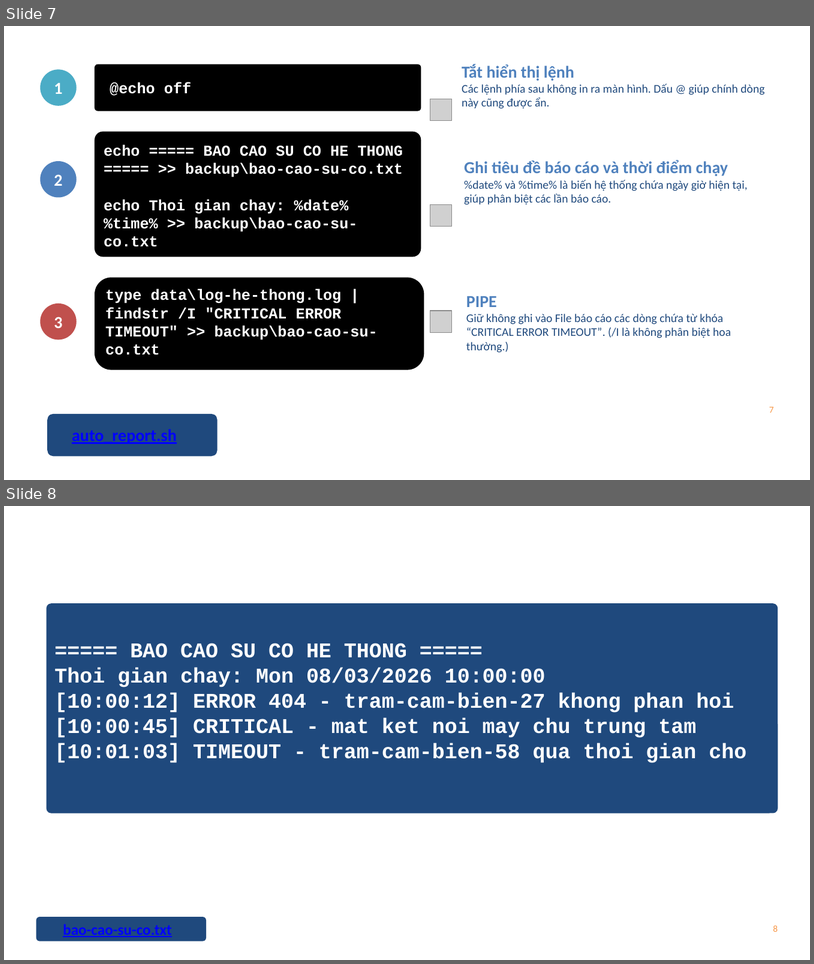
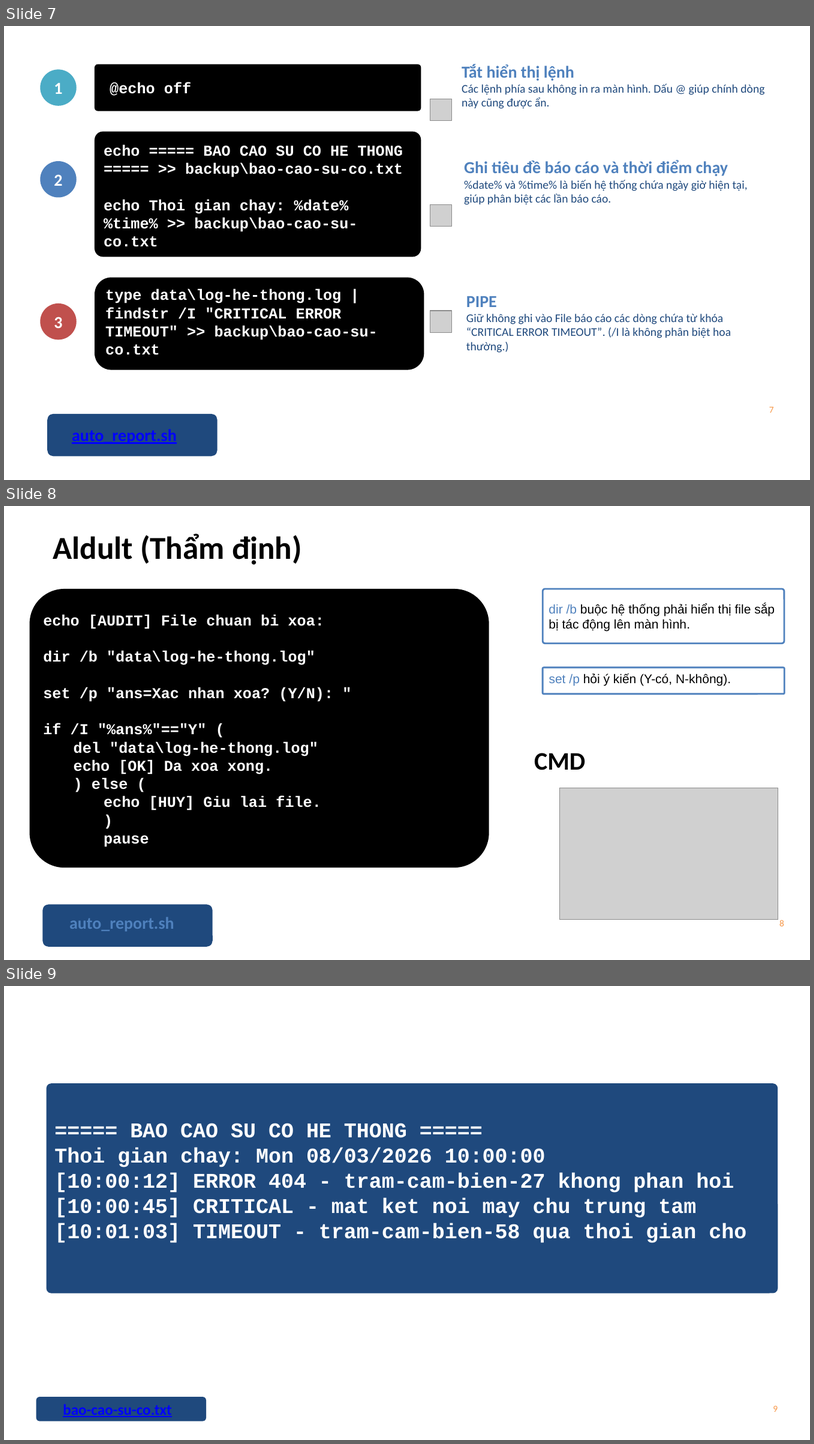
Before and after one commit to hoaviethoang2002-lab/CNTT3_Nhap-mon_MiniProject_Infrastructure, a slide deck: GreenTech_MiniProject_Infrastructure_updated.pptx. Shown one above the other, each under a label of ours: slides 7 and 8 before the commit, slides 7, 8 and 9 after it. The pictures are 814x964 and 814x1444 pixels, drawn with LibreOffice and Linux fonts; fonts in the diff are those of the drawing; grey boxes stand for pictures. Boxes give left, top, right and bottom in pixels: in the first picture for what was removed or moved away, otherwise in the second. Text is boxed around its words. In the diff, an @@ line names an element or a change of style, - is before the commit and + after.

```diff
--- a/GreenTech_MiniProject_Infrastructure_updated.pptx
+++ b/GreenTech_MiniProject_Infrastructure_updated.pptx
@@ slide 8 added at bbox=[4, 506, 810, 960], background #FFFFFF @@
@@ text added at bbox=[53, 534, 302, 565], 38 pt, text #000000, bold @@
+Aldult (Thẩm định)
@@ rounded rectangle added at bbox=[29, 589, 489, 868], fill #000000 @@
@@ rounded rectangle added at bbox=[543, 589, 785, 643], outline #4F81BD 2 pt @@
@@ text added at bbox=[549, 603, 775, 631], 15 pt, text #000000 @@
+dir /b buộc hệ thống phải hiển thị file sắp bị tác động lên màn hình.
@@ text added at bbox=[43, 614, 333, 847], 18 pt, text #FFFFFF, bold @@
+echo [AUDIT] File chuan bi xoa:
+dir /b "data\log-he-thong.log"
+set /p "ans=Xac nhan xoa? (Y/N): "
+if /I "%ans%"=="Y" (
+del "data\log-he-thong.log"
+echo [OK] Da xoa xong.
+) else (
+  echo [HUY] Giu lai file.
+  )
+  pause
@@ rounded rectangle added at bbox=[543, 667, 785, 694], outline #4F81BD 2 pt, 15 pt, text #000000 @@
+set /p hỏi ý kiến (Y-có, N-không).
@@ text added at bbox=[534, 753, 585, 770], 30 pt, text #000000, bold @@
+CMD
@@ picture added at bbox=[561, 787, 779, 919] @@
@@ rounded rectangle added at bbox=[43, 904, 213, 946], fill #1F497D @@
@@ text added at bbox=[69, 916, 174, 931], 20 pt, text #4F81BD, bold @@
+auto_report.sh
@@ page number added at bbox=[780, 919, 785, 926], 11 pt, text #F79646 @@
+8
@@ what was slide 8 is now slide 9 @@
@@ page number at bbox=[773, 1405, 778, 1411]: text changed @@
-8
+9
```
